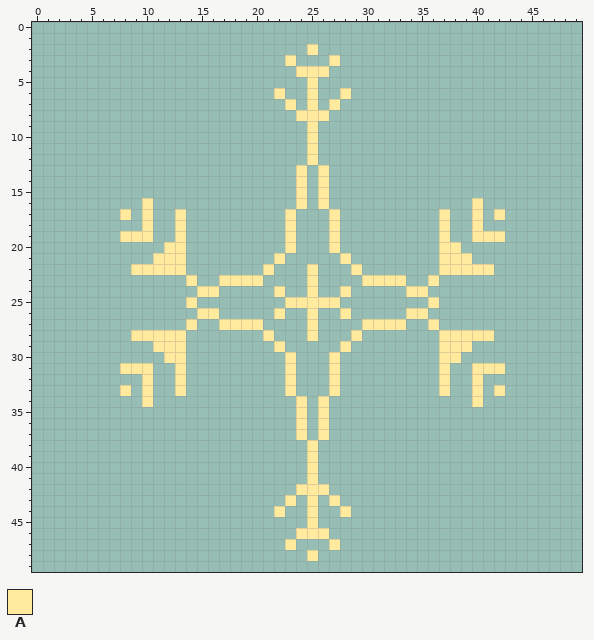
Two states of a pixel-art sprite, src/img/snowflake_yellow.png. The first picture shows the starting point.
The file is 50x50 pixels.
Palette (. is transparent): A #ffea9d
The result:
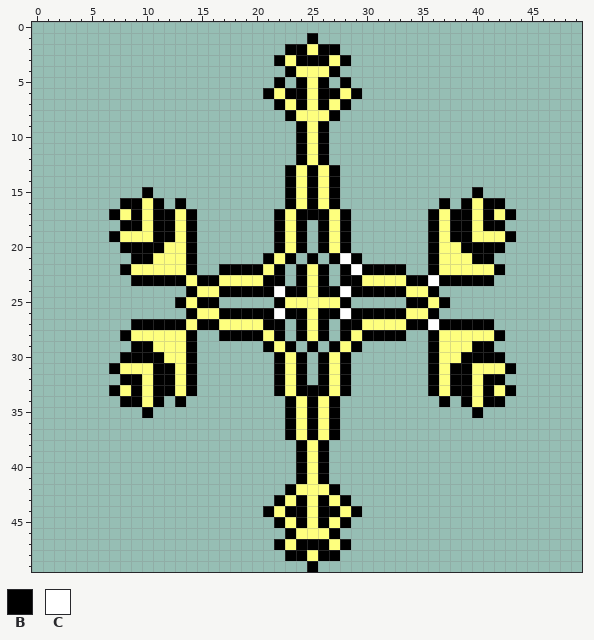
Colours new in this view: B #000000  C #ffffff
Diff:
colour A: #ffea9d -> #feff7e
Changed rows in their new state; - is a pixel that keeps its letter.
first column x 7:
 1 ------------------B------------------
 2 ----------------BB-BB----------------
 3 ---------------B-BBB-B---------------
 4 ----------------B---B----------------
 5 ---------------B-B-B-B---------------
 6 --------------B-BB-BB-B--------------
 7 ---------------B-B-B-B---------------
 8 ----------------B---B----------------
 9 -----------------B-B-----------------
10 -----------------B-B-----------------
11 -----------------B-B-----------------
12 -----------------B-B-----------------
13 ----------------B-B-B----------------
14 ----------------B-B-B----------------
15 ---B------------B-B-B------------B---
16 -BB-B-B---------B-B-B---------B-B-BB-
17 B-B-BB-B-------B-BBB-B-------B-BB-B-B
18 -BB-BB-B-------B-B-B-B-------B-BB-BB-
19 B---BB-B-------B-B-B-B-------B-BB---B
20 -BBBB--B-------B-B-B-B-------B--BBBB-
21 --BB---B------B-B-B-BCB------B---BB--
22 -B-----B--BBBB-B-B-B-BCBBBB--B-----B-
23 --BBBBB-BB----BB-B-B-BB----BBCBBBBB--
24 -------B--BBBBBCBB-BBCBBBBB--B-------
25 ------B-BB-----B-----B-----BB-B------
26 -------B--BBBBBCBB-BBCBBBBB--B-------
27 --BBBBB-BB----BB-B-B-BB----BBCBBBBB--
28 -B-----B--BBBB-B-B-B-B-BBBB--B-----B-
29 --BB---B------B-B-B-B-B------B---BB--
30 -BBBB--B-------B-B-B-B-------B--BBBB-
31 B---BB-B-------B-B-B-B-------B-BB---B
32 -BB-BB-B-------B-B-B-B-------B-BB-BB-
33 B-B-BB-B-------B-BBB-B-------B-BB-B-B
34 -BB-B-B---------B-B-B---------B-B-BB-
35 ---B------------B-B-B------------B---
36 ----------------B-B-B----------------
37 ----------------B-B-B----------------
38 -----------------B-B-----------------
39 -----------------B-B-----------------
40 -----------------B-B-----------------
41 -----------------B-B-----------------
42 ----------------B---B----------------
43 ---------------B-B-B-B---------------
44 --------------B-BB-BB-B--------------
45 ---------------BAB-BAB---------------
46 ----------------B---B----------------
47 ---------------B-BBB-B---------------
48 ----------------BB-BB----------------
49 ------------------B------------------
